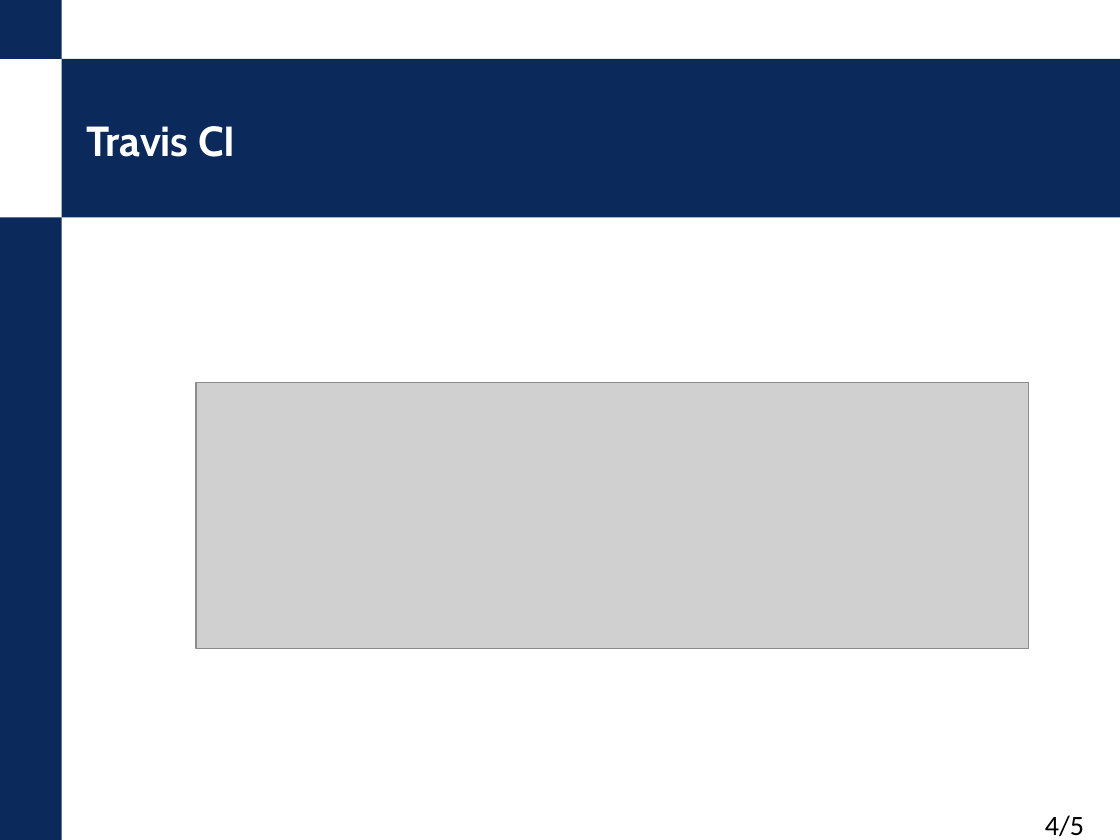
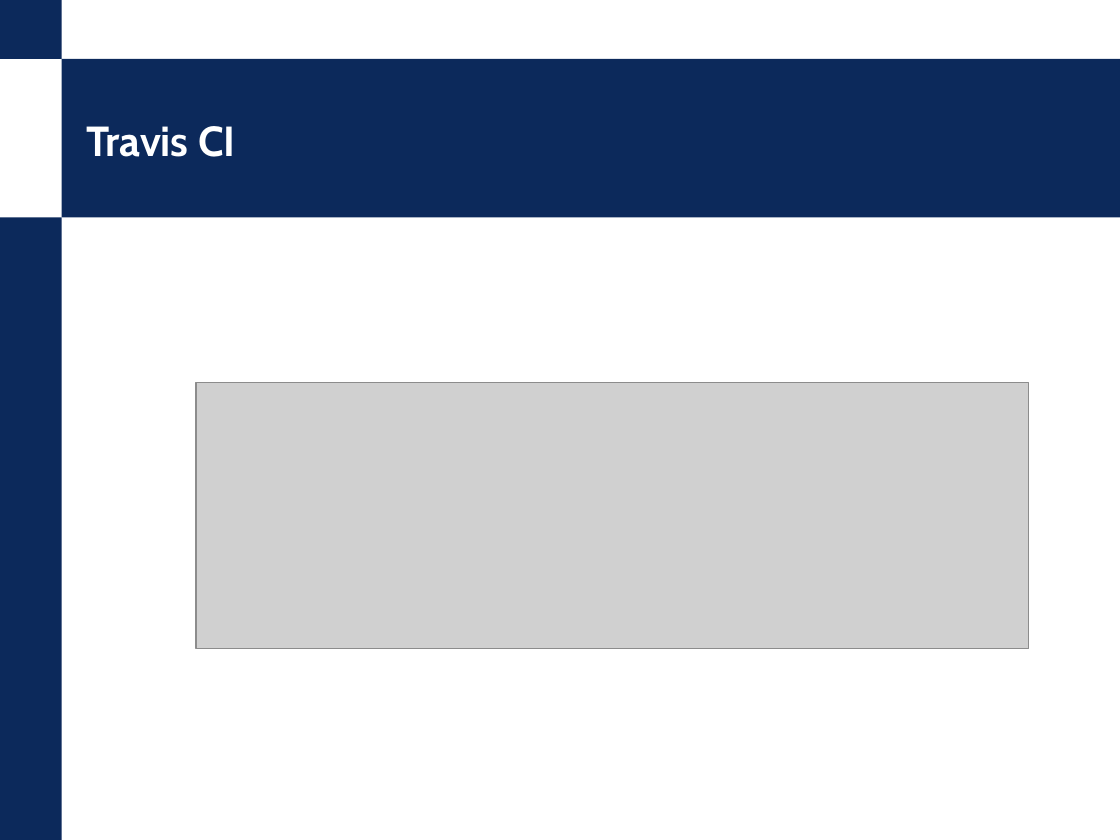
Before and after one commit to 150170410/innovativeproject-nokia-library, a slide deck: slide 10 of DEMO_prezentacja2-polska.pptx. Drawn at 1120x840 pixels with LibreOffice and Linux fonts; fonts in the diff are those of the drawing; grey boxes stand for pictures; background and template pictures are left out. Boxes give left, top, right and bottom in pixels: in the first picture for what was removed or moved away, otherwise in the second. Text is boxed around its words. In the diff, an @@ line names an element or a change of style, - is before the commit and + after.

```diff
--- a/DEMO_prezentacja2-polska.pptx
+++ b/DEMO_prezentacja2-polska.pptx
@@ text removed at (1045, 815, 1084, 837) @@
-4/5
```
Also in this commit, not shown: 1 slide added.
